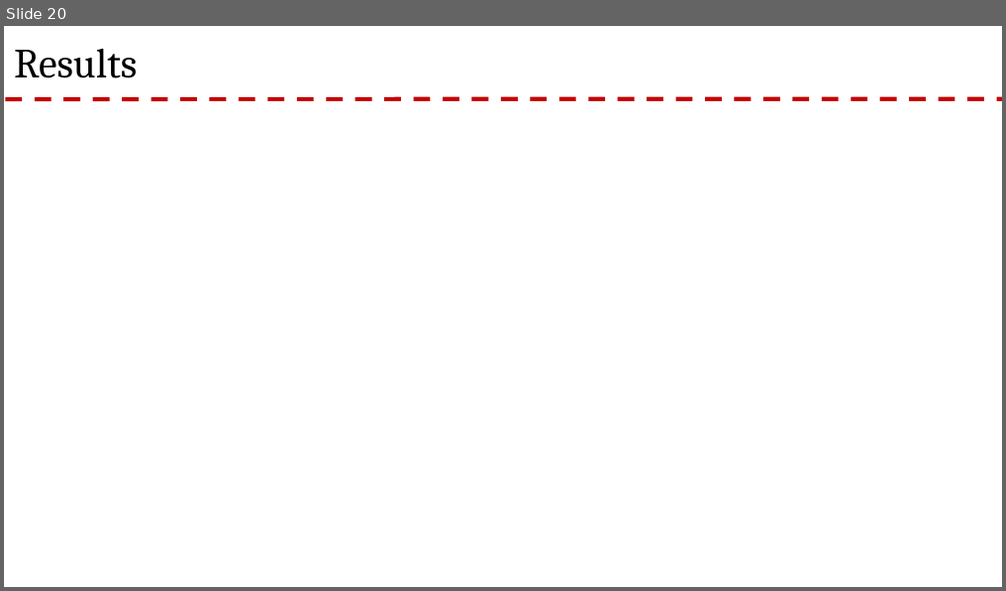
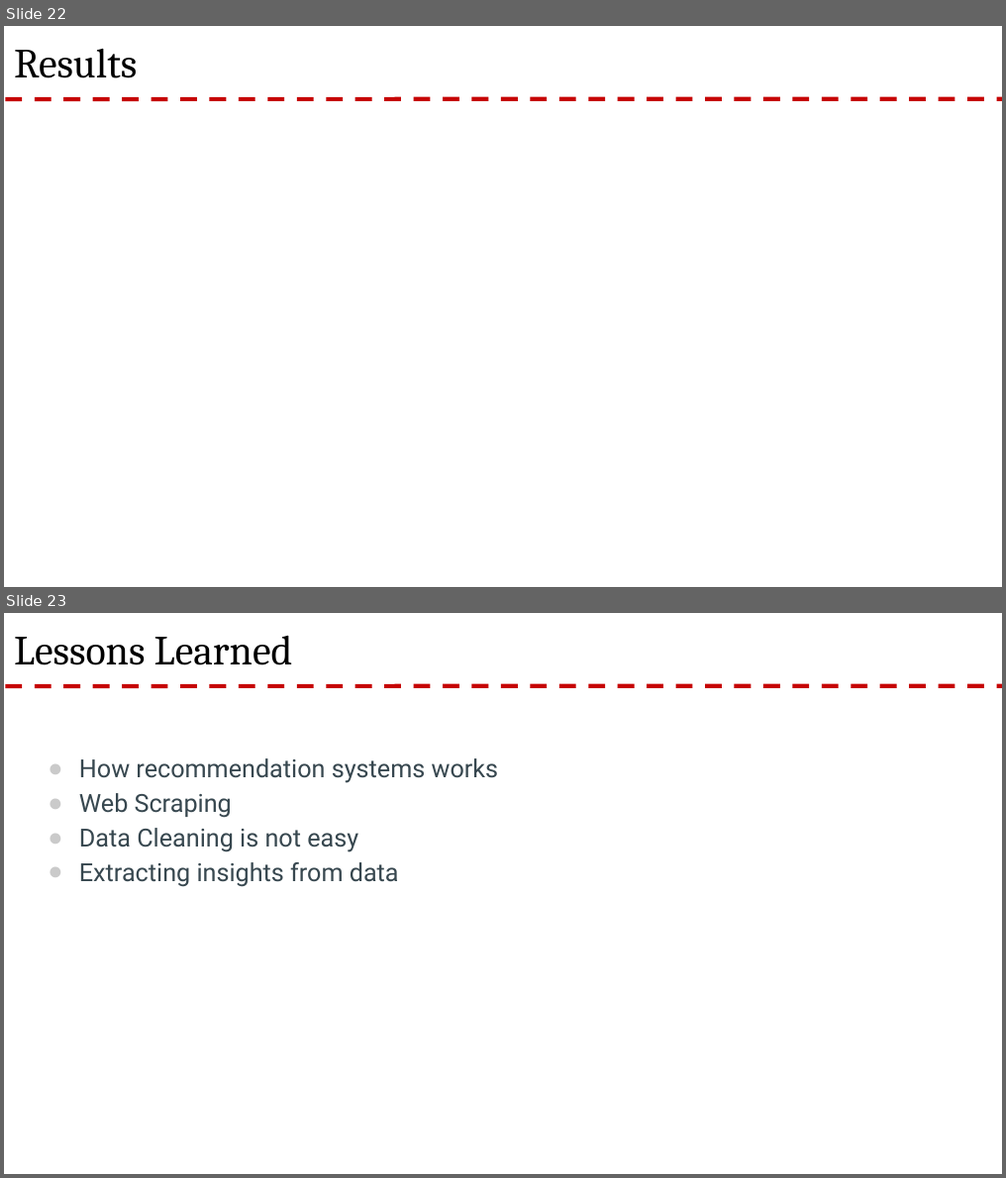
Before and after one commit to rnair7163/Restaurant-Recommendation-System-using-Yelp-Dataset, a slide deck: PPT/Yelp Presentation.pptx. Shown one above the other, each under a label of ours: slide 20 before the commit, slides 22 and 23 after it. The pictures are 1006x591 and 1006x1178 pixels, drawn with LibreOffice and Linux fonts; fonts in the diff are those of the drawing; background and template pictures are left out. Boxes give left, top, right and bottom in pixels: in the first picture for what was removed or moved away, otherwise in the second. Text is boxed around its words. In the diff, an @@ line names an element or a change of style, - is before the commit and + after.

```diff
--- a/PPT/Yelp Presentation.pptx
+++ b/PPT/Yelp Presentation.pptx
@@ slide 23 added at box(4, 613, 1002, 1174), background #FFFFFF; not listed: 1 template element that a slide beside it also shows @@
@@ title added at box(14, 635, 293, 665), 30 pt, text #000000 @@
+Lessons Learned
@@ text added at box(79, 759, 499, 887), 18 pt, text #37474F @@
+● How recommendation systems works
+● Web Scraping
+● Data Cleaning is not easy
+● Extracting insights from data
@@ what was slide 20 is now slide 22 @@
```
Also in this commit, not shown: 1 slide changed, 4 other slides added, 3 slides removed.
